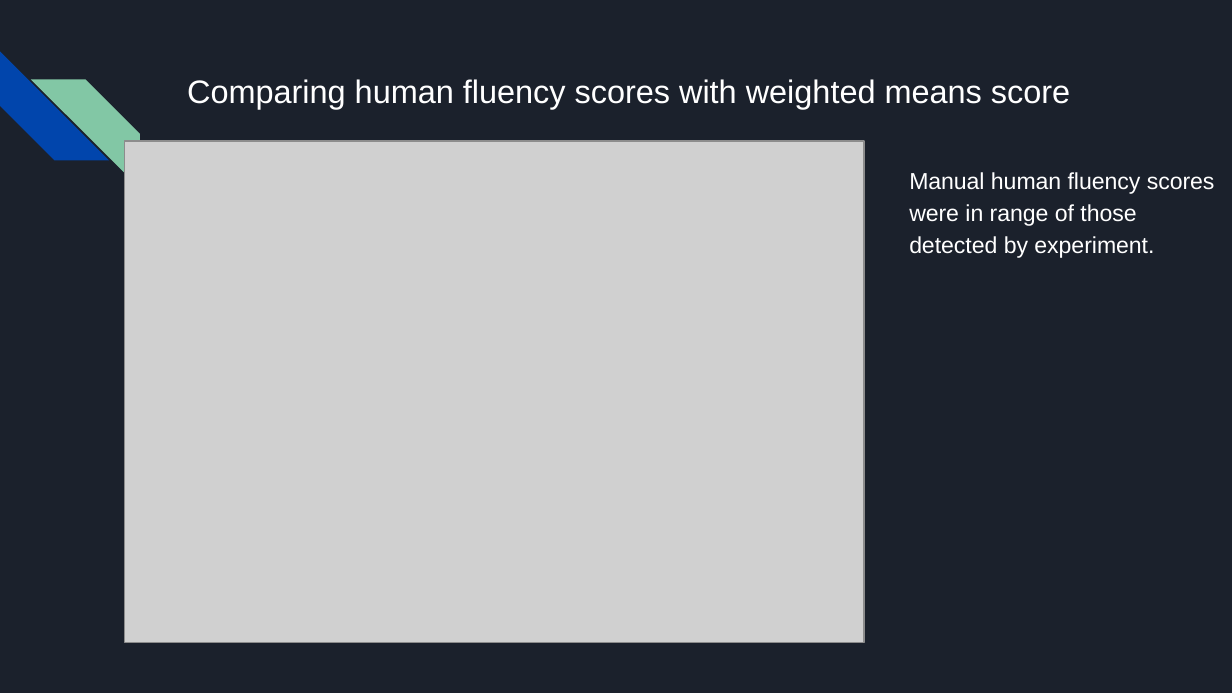
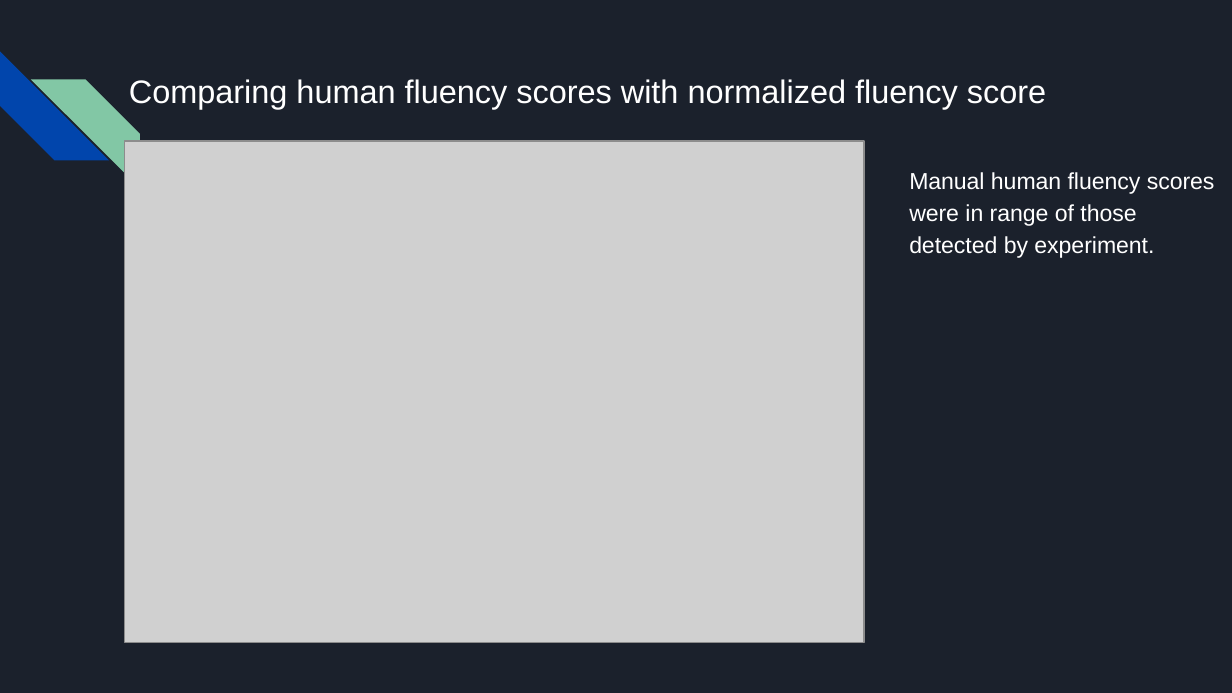
Before and after one commit to anan-123/NLP-PROJECT, a slide deck: slide 23 of report/NLP PROJECT PRESENTATION.pptx. Drawn at 1232x693 pixels with LibreOffice and Linux fonts; fonts in the diff are those of the drawing; grey boxes stand for pictures. Boxes give left, top, right and bottom in pixels: in the first picture for what was removed or moved away, otherwise in the second. Text is boxed around its words. In the diff, an @@ line names an element or a change of style, - is before the commit and + after.

```diff
--- a/report/NLP PROJECT PRESENTATION.pptx
+++ b/report/NLP PROJECT PRESENTATION.pptx
@@ title at [129,79,1046,109]: text changed @@
-Comparing human fluency scores with weighted means score
+Comparing human fluency scores with normalized fluency score
```
Also in this commit, not shown: 6 other slides changed, 1 other file.
